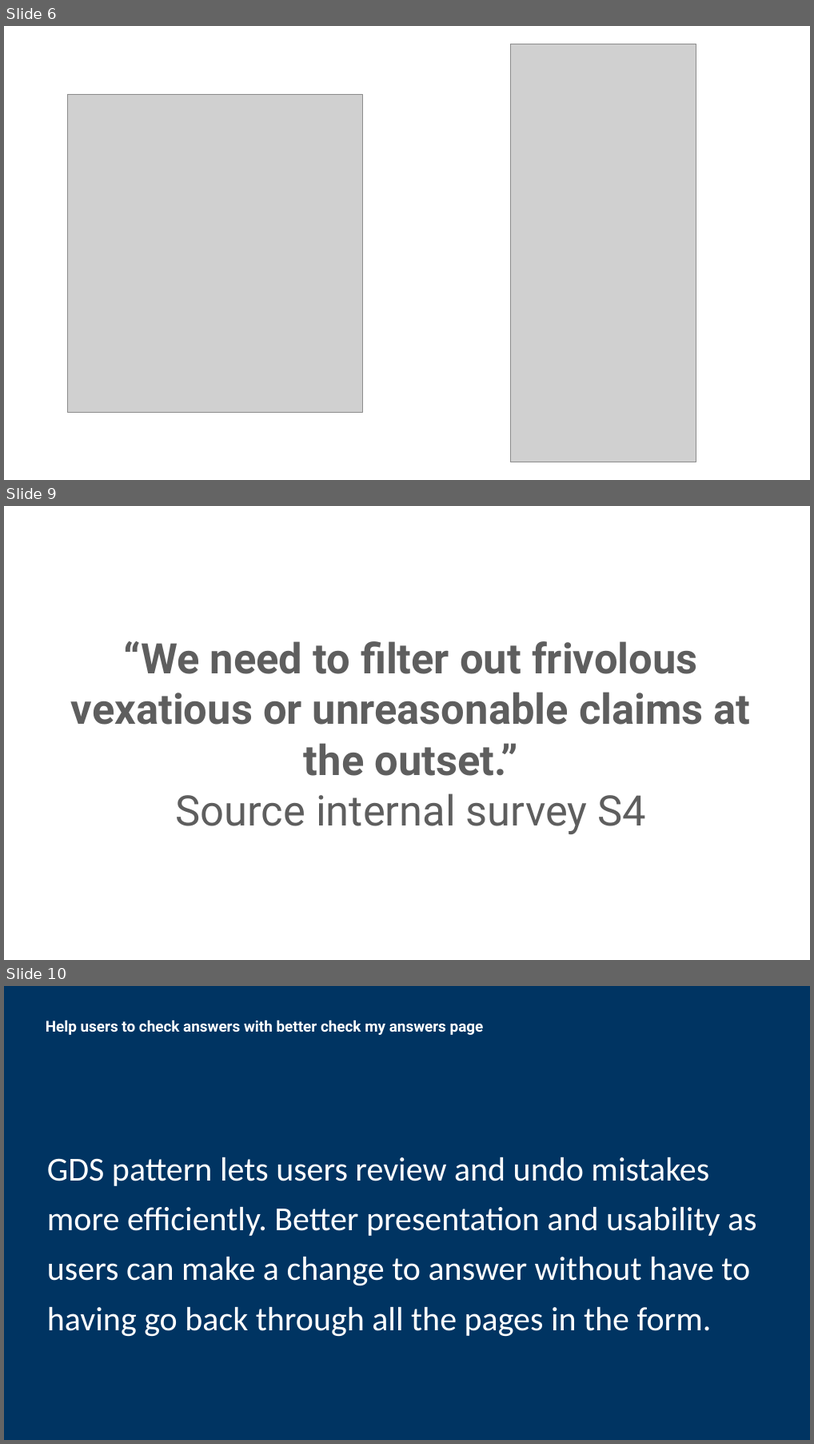
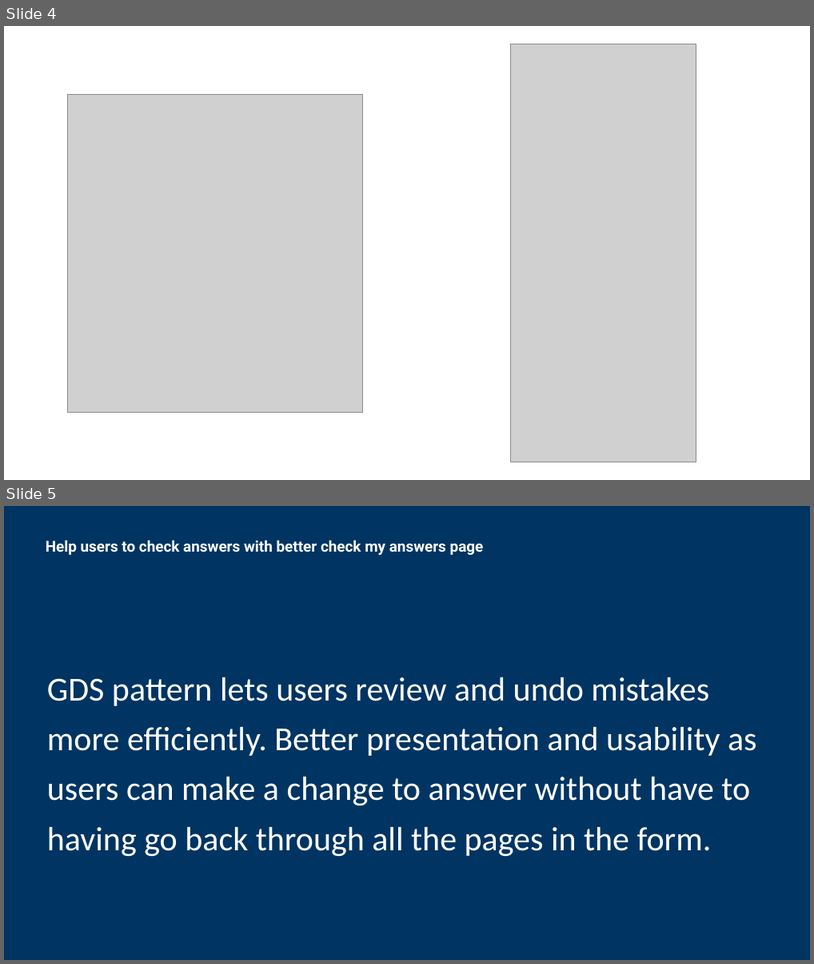
Before and after one commit to sunilkathare-axis12/acas, a slide deck: app/assets/images/ideas-for-prototypes.pptx. Shown one above the other, each under a label of ours: slides 6, 9 and 10 before the commit, slides 4 and 5 after it; the slides between them are not shown. The pictures are 814x1444 and 814x964 pixels, drawn with LibreOffice and Linux fonts; fonts in the diff are those of the drawing; grey boxes stand for pictures. Boxes give left, top, right and bottom in pixels: in the first picture for what was removed or moved away, otherwise in the second. Text is boxed around its words. In the diff, an @@ line names an element or a change of style, - is before the commit and + after.

```diff
--- a/app/assets/images/ideas-for-prototypes.pptx
+++ b/app/assets/images/ideas-for-prototypes.pptx
@@ slide 9 removed at (x1=4, y1=506, x2=810, y2=960), background #FFFFFF @@
@@ text removed at (x1=71, y1=641, x2=751, y2=834) @@
-“We need to filter out frivolous vexatious or unreasonable claims at the outset.”
-Source internal survey S4
@@ what was slide 6 is now slide 4 @@
@@ what was slide 10 is now slide 5 @@
```
Also in this commit, not shown: 1 slide changed, 3 slides added, 4 other slides removed, 1 other file.
